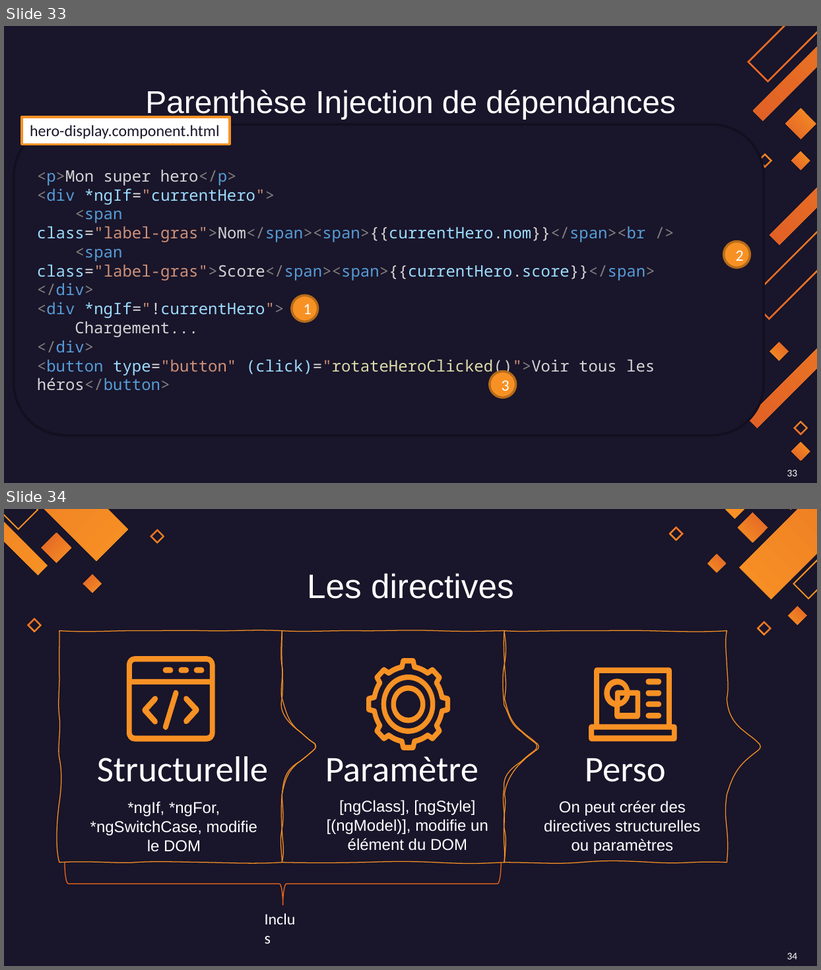
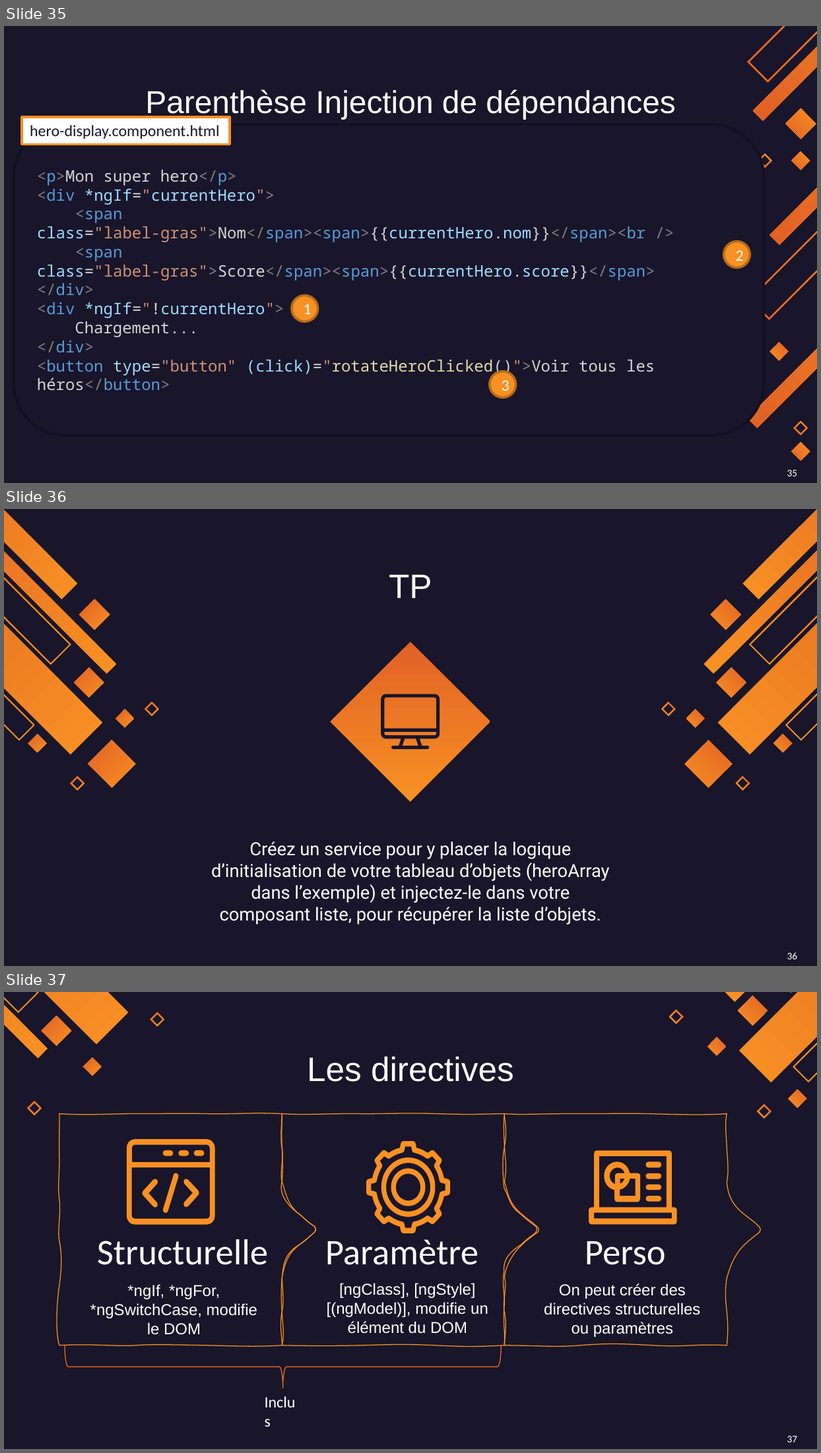
Before and after one commit to JulienLay/M1IL, a slide deck: Angular/Cours/NodeAngular 03 - Outils du Framework.pptx. Shown one above the other, each under a label of ours: slides 33 and 34 before the commit, slides 35, 36 and 37 after it. The pictures are 821x970 and 821x1453 pixels, drawn with LibreOffice and Linux fonts; fonts in the diff are those of the drawing; background and template pictures are left out. Boxes give left, top, right and bottom in pixels: in the first picture for what was removed or moved away, otherwise in the second. Text is boxed around its words. In the diff, an @@ line names an element or a change of style, - is before the commit and + after.

```diff
--- a/Angular/Cours/NodeAngular 03 - Outils du Framework.pptx
+++ b/Angular/Cours/NodeAngular 03 - Outils du Framework.pptx
@@ slide 36 added at box(4, 509, 817, 966), background #19152A; not listed: 1 template element that a slide beside it also shows @@
@@ title added at box(389, 574, 432, 598), 30 pt, text #FFFFFF @@
+TP
@@ diamond added at box(331, 642, 490, 802), fill gradient #E16125 to #F79124 @@
@@ freeform shape added at box(382, 694, 440, 750), fill #19152A @@
@@ group added at box(4, 509, 158, 790): 12 freeform shapes @@
@@ group added at box(662, 509, 817, 790): 12 freeform shapes @@
@@ subtitle added at box(211, 842, 610, 925), 16 pt, text #FFFFFF @@
+Créez un service pour y placer la logique d’initialisation de votre tableau d’objets (heroArray dans l’exemple) et injectez-le dans votre composant liste, pour récupérer la liste d’objets.
@@ freeform shape added at box(287, 890, 287, 890), fill #000000, outline #B8D47F 0.94 pt @@
@@ what was slide 33 is now slide 35 @@
@@ page number at box(787, 470, 798, 477): text changed @@
-33
+35
@@ what was slide 34 is now slide 37 @@
@@ page number at box(787, 1436, 798, 1443): text changed @@
-34
+37
```
Also in this commit, not shown: 2 slides changed, 2 other slides added, 1 other file.
